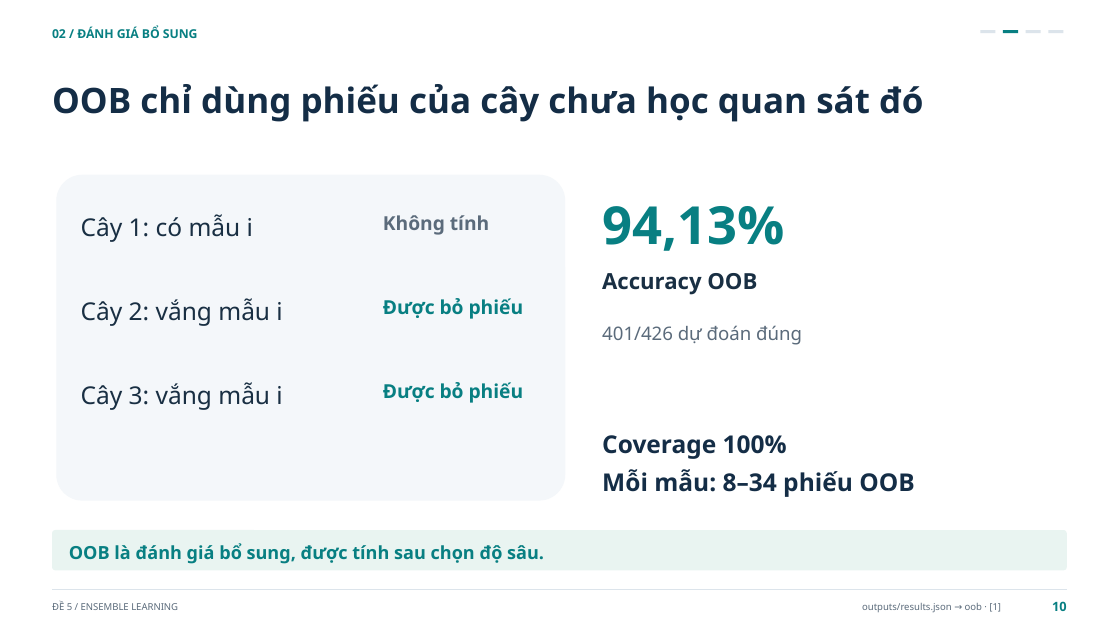
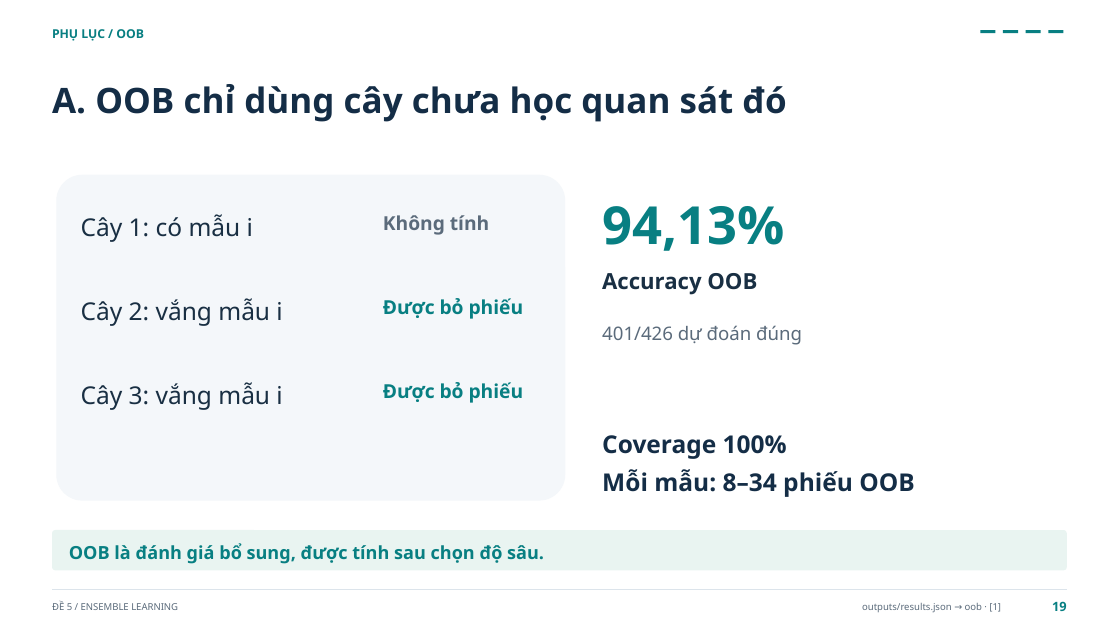
Before and after one commit to Huyngaongow/hocmaygk, a slide deck: slide 19 of De_5_Ensemble_Learning.pptx (slide 10 before the commit). Drawn at 1120x630 pixels with LibreOffice and Linux fonts; fonts in the diff are those of the drawing. Boxes give left, top, right and bottom in pixels: in the first picture for what was removed or moved away, otherwise in the second. Text is boxed around its words. In the diff, an @@ line names an element or a change of style, - is before the commit and + after.

```diff
--- a/De_5_Ensemble_Learning.pptx
+++ b/De_5_Ensemble_Learning.pptx
@@ text at bbox=[52, 29, 144, 41]: text changed @@
-02 / ĐÁNH GIÁ BỔ SUNG
+PHỤ LỤC / OOB
@@ fill #DCE4EB to #087F82 in 3 elements at bbox=[981, 30, 996, 34], bbox=[1026, 30, 1041, 34], bbox=[1049, 30, 1064, 34] @@
@@ text at bbox=[52, 84, 786, 122]: text changed @@
-OOB chỉ dùng phiếu của cây chưa học quan sát đó
+A. OOB chỉ dùng cây chưa học quan sát đó
```
Also in this commit, not shown: 21 other slides changed, 3 slides removed, 7 other files.
